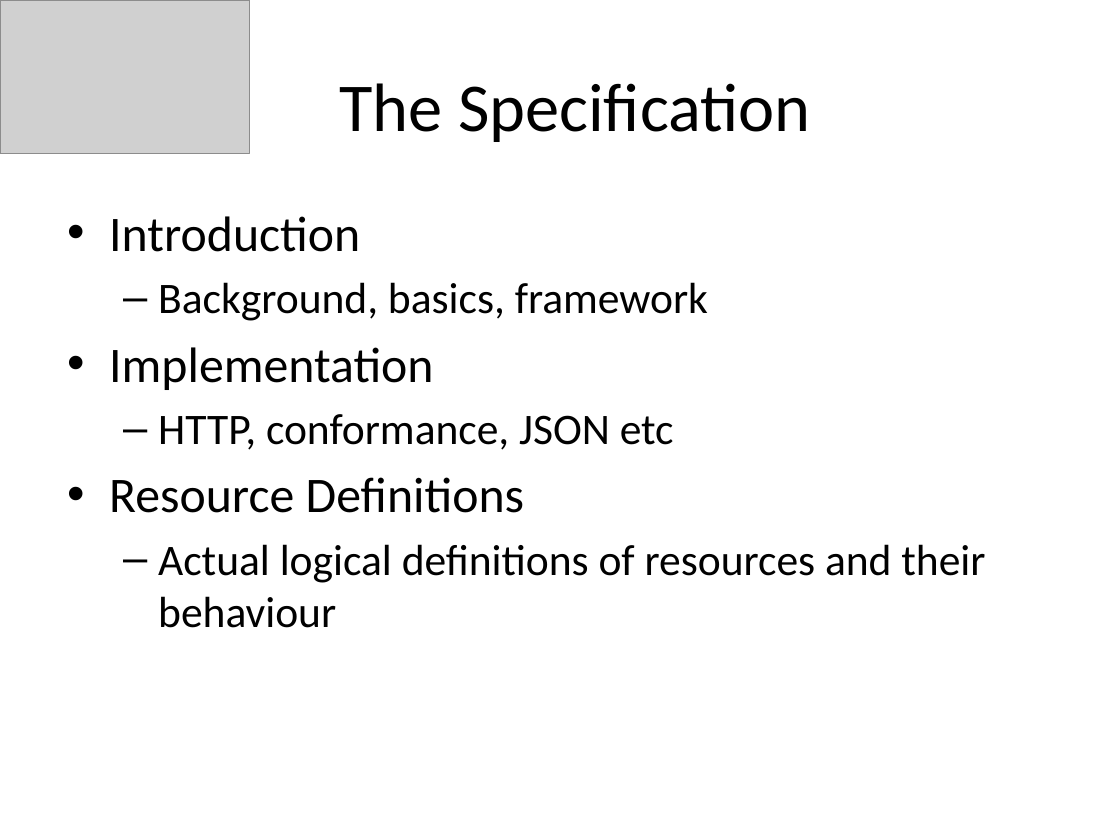
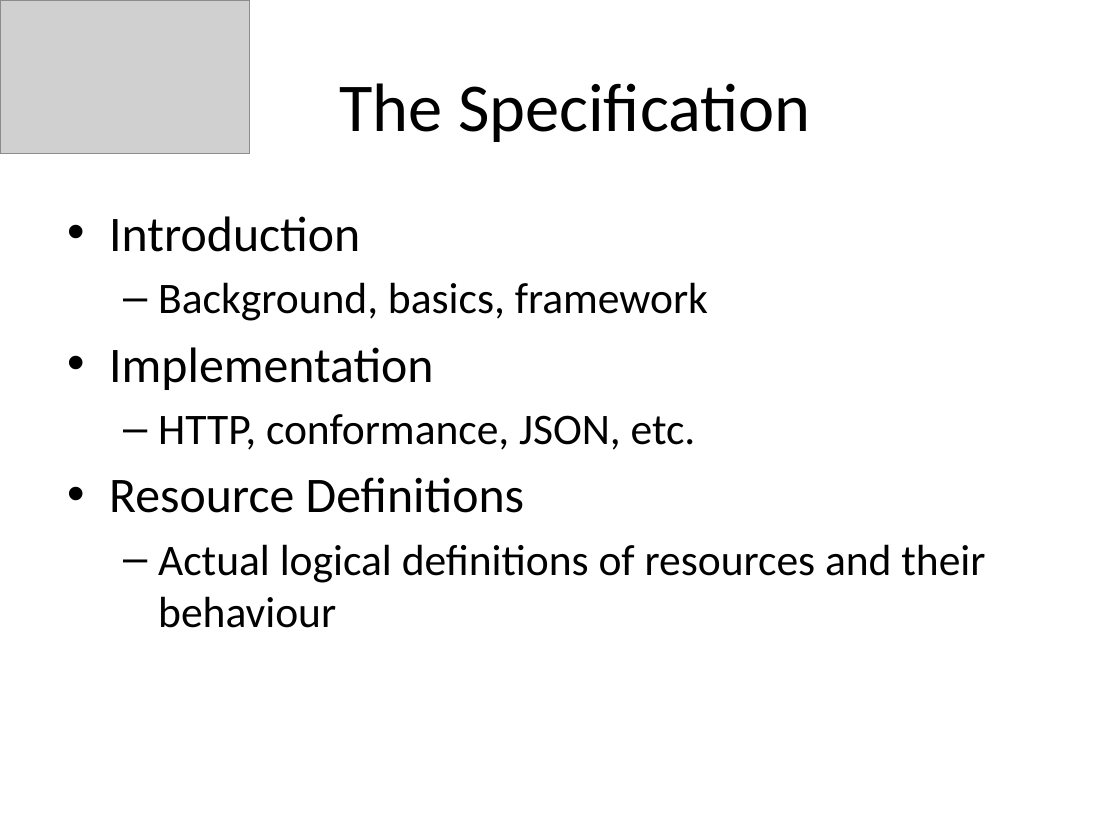
Before and after one commit to vista-novo/fhir, a slide deck: slide 11 of presentations/2012 Dec Webinar/FHIR Webinar.pptx. Drawn at 1120x840 pixels with LibreOffice and Linux fonts; fonts in the diff are those of the drawing; grey boxes stand for pictures. Boxes give left, top, right and bottom in pixels: in the first picture for what was removed or moved away, otherwise in the second. Text is boxed around its words. In the diff, an @@ line names an element or a change of style, - is before the commit and + after.

```diff
--- a/presentations/2012 Dec Webinar/FHIR Webinar.pptx
+++ b/presentations/2012 Dec Webinar/FHIR Webinar.pptx
@@ text at (x1=158, y1=414, x2=696, y2=450): text changed @@
-  – HTTP, conformance, JSON etc
+  – HTTP, conformance, JSON, etc.
```
Also in this commit, not shown: 3 other slides changed.
